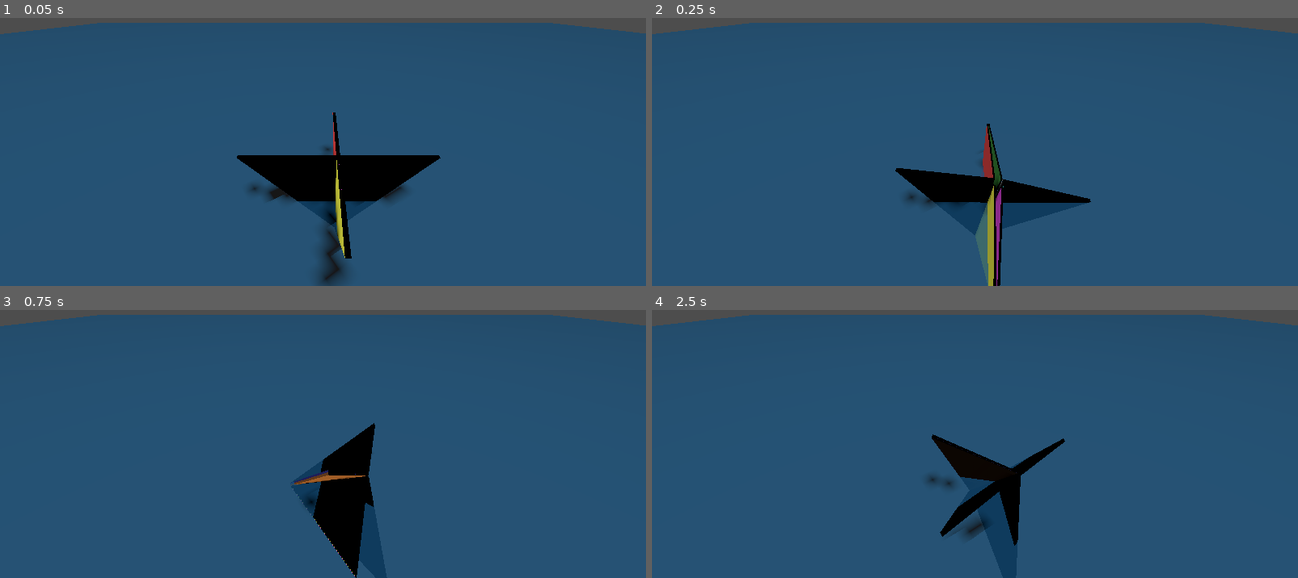
Above: before the commit, frames 1-4 (two rows, left to right).
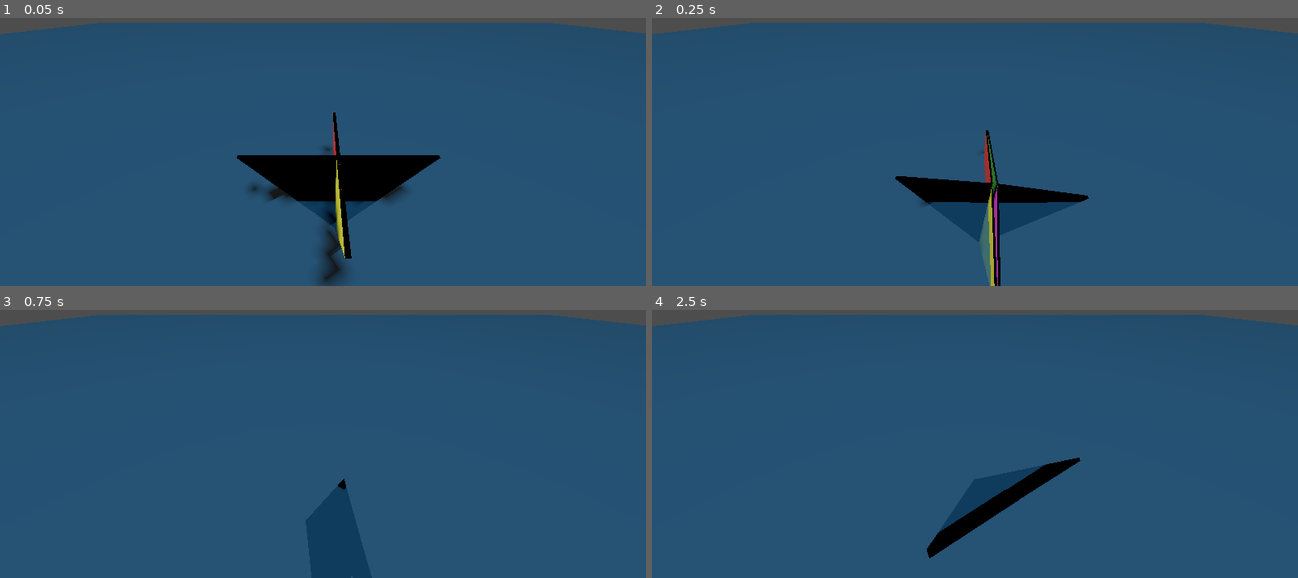
Above: after the commit, the same moments.

Repository: q-qo-o/origami_robot
Game: Godot game, scene res://scenes/ocean.tscn
The game is run twice, just before and just after one commit, with the same random seed, the same clock (stepped at 60 frames per second) and the same inputs.
Inputs (mouse positions are in pixels of both pictures, inside the frame that each line leads up to):
- Up to frame 1 (0.05 s): no input
- Up to frame 2 (0.25 s): no input
- Up to frame 3 (0.75 s): move the mouse to (465, 379) at 0.52 s; hold Shift from 0.53 s (still down); click (465, 379) at 0.67 s
- Up to frame 4 (2.5 s): release Shift at 1.25 s; drag from (845, 414) to (942, 468) at 1.27 s; move the mouse to (1039, 318) at 2.02 s; hold Shift from 2.03 s (still down); click (1039, 318) at 2.17 s

Frame 1 is identical in both runs. In frame 2, 1.5% of the frame differs, in the area x 37-68%, y 39-100%; in frame 3, 3.4%; in frame 4, 3.4%, in the area x 42-67%, y 46-93%.

Commit message:
添加折纸机器人运动学推导文档，调整面片质量参数

Diff:
--- a/scenes/origami_robot.tscn
+++ b/scenes/origami_robot.tscn
@@ -162,7 +162,7 @@
 water_drag = 1.5
 water_angular_drag = 1.5
 transform = Transform3D(-4.371139e-08, -1, -9.248904e-06, 1, -4.371139e-08, -4.042824e-13, 0, -9.248904e-06, 1, 0.16142395, 0.009999908, 1.585505e-06)
-mass = 1.325
+mass = 2.25
 center_of_mass_mode = 1
 center_of_mass = Vector3(0.16666667, 0.17642857, -0.16666667)
 
@@ -179,7 +179,7 @@
 water_drag = 1.5
 water_angular_drag = 1.5
 transform = Transform3D(-9.254613e-06, -1, 1.7484555e-07, 1, -9.254613e-06, 8.0906397e-13, 8.0906397e-13, 1.7484555e-07, 1, 0.08571429, 0.010000792, 3.8184754e-18)
-mass = 1.325
+mass = 2.25
 center_of_mass_mode = 1
 center_of_mass = Vector3(0.16666667, 0.09071428, -0.16666667)
 
@@ -196,7 +196,7 @@
 water_drag = 1.5
 water_angular_drag = 1.5
 transform = Transform3D(-1, -8.083262e-13, -9.210902e-06, 3.0835635e-15, -1, 8.742278e-08, -9.210902e-06, 8.742278e-08, 1, -0.020004625, 0.26714277, -9.249942e-08)
-mass = 1.325
+mass = 2.25
 center_of_mass_mode = 1
 center_of_mass = Vector3(0.16666667, 0.26214287, -0.16666667)
 
@@ -213,7 +213,7 @@
 water_drag = 1.5
 water_angular_drag = 1.5
 transform = Transform3D(9.254613e-06, 1, -9.2491055e-06, -1, 9.254613e-06, -4.2799642e-11, 4.2797252e-11, 9.2491055e-06, 1, -0.5342903, -0.010004849, -4.8490892e-06)
-mass = 1.325
+mass = 2.25
 center_of_mass_mode = 1
 center_of_mass = Vector3(0.16666667, 0.51928574, -0.16666667)
 
@@ -230,7 +230,7 @@
 water_drag = 1.5
 water_angular_drag = 1.5
 transform = Transform3D(-4.371139e-08, 1, -7.7545866e-17, -1, -4.371139e-08, 3.3896375e-24, 0, 7.7545866e-17, 1, -0.43857142, -0.01, 1.8561552e-16)
-mass = 1.325
+mass = 2.25
 center_of_mass_mode = 1
 center_of_mass = Vector3(0.16666667, 0.43357143, -0.16666667)
 
@@ -247,7 +247,7 @@
 water_drag = 1.5
 water_angular_drag = 1.5
 transform = Transform3D(1, -1.6097467e-16, -1.110223e-16, 1.6097467e-16, 1, -1.811248e-15, 1.110223e-16, 1.811248e-15, 1, 8.881784e-17, -0.35285714, 2.0188819e-16)
-mass = 1.325
+mass = 2.25
 center_of_mass_mode = 1
 center_of_mass = Vector3(0.16666667, 0.34785715, -0.16666667)
 
@@ -264,7 +264,7 @@
 water_drag = 1.5
 water_angular_drag = 1.5
 transform = Transform3D(-1, -8.0860416e-13, -9.210902e-06, 3.3615106e-15, -1, 8.742278e-08, -9.210902e-06, 8.742278e-08, 1, -0.020004625, 0.5999999, -9.248519e-08)
-mass = 1.325
+mass = 2.25
 center_of_mass_mode = 1
 center_of_mass = Vector3(0.16666667, 0.605, -0.16666667)
 
@@ -280,7 +280,7 @@
 buoyancy_multiplier = 2.0
 water_drag = 1.5
 water_angular_drag = 1.5
-mass = 1.325
+mass = 2.25
 center_of_mass_mode = 1
 center_of_mass = Vector3(0.16666667, 0.005, -0.16666667)
 
@@ -294,63 +294,63 @@
 [node name="joint1" type="HingeJoint3D" parent="." unique_id=888133071]
 transform = Transform3D(1, 0, 0, 0, -1, 8.742278e-08, 0, -8.742278e-08, -1, 0, -0.010000019, -2.2976311e-16)
 angular_limit/enable = true
-angular_limit/lower = -0.785398
-angular_limit/upper = 0.785398
+angular_limit/lower = -1.570796
+angular_limit/upper = 1.570796
 node_a = NodePath("../face1")
 node_b = NodePath("../face2")
 
 [node name="joint2" type="HingeJoint3D" parent="." unique_id=1608638301]
 transform = Transform3D(1, 0, 0, 0, 0.7071068, -0.70710677, 0, 0.70710677, 0.7071068, -0.009999931, -0.51, 1.0595613e-10)
 angular_limit/enable = true
-angular_limit/lower = -0.785398
-angular_limit/upper = 0.785398
+angular_limit/lower = -1.570796
+angular_limit/upper = 1.570796
 node_a = NodePath("../face2")
 node_b = NodePath("../face3")
 
 [node name="joint3" type="HingeJoint3D" parent="." unique_id=2027118095]
 transform = Transform3D(1, 0, 0, 0, -1, 8.742278e-08, 0, -8.742278e-08, -1, -0.020005, -0.00999999, 5.335398e-08)
 angular_limit/enable = true
-angular_limit/lower = -0.785398
-angular_limit/upper = 0.785398
+angular_limit/lower = -1.570796
+angular_limit/upper = 1.570796
 node_a = NodePath("../face3")
 node_b = NodePath("../face4")
 
 [node name="joint4" type="HingeJoint3D" parent="." unique_id=1865913863]
 transform = Transform3D(0.7071003, 0, -0.70711327, 0, 1, 0, 0.70711327, 0, 0.7071003, -0.520005, 0, -4.957633e-06)
 angular_limit/enable = true
-angular_limit/lower = -0.785398
-angular_limit/upper = 0.785398
+angular_limit/lower = -1.570796
+angular_limit/upper = 1.570796
 node_a = NodePath("../face4")
 node_b = NodePath("../face5")
 
 [node name="joint5" type="HingeJoint3D" parent="." unique_id=1250590070]
 transform = Transform3D(1, 0, 0, 0, -1, 8.742278e-08, 0, -8.742278e-08, -1, -0.020005003, 0.009999992, 0)
 angular_limit/enable = true
-angular_limit/lower = -0.785398
-angular_limit/upper = 0.785398
+angular_limit/lower = -1.570796
+angular_limit/upper = 1.570796
 node_a = NodePath("../face5")
 node_b = NodePath("../face6")
 
 [node name="joint6" type="HingeJoint3D" parent="." unique_id=911067327]
 transform = Transform3D(1, 2.8994934e-06, -6.9999974e-06, 2.8994934e-06, 0.7071068, 0.70710677, 6.9999974e-06, -0.70710677, 0.7071068, -0.010004997, 0.51, 1.6735687e-08)
 angular_limit/enable = true
-angular_limit/lower = -0.785398
-angular_limit/upper = 0.785398
+angular_limit/lower = -1.570796
+angular_limit/upper = 1.570796
 node_a = NodePath("../face6")
 node_b = NodePath("../face7")
 
 [node name="joint0" type="HingeJoint3D" parent="." unique_id=20259372]
 transform = Transform3D(0.7071068, 0, 0.70710677, 0, 1, 0, -0.70710677, 0, 0.7071068, 0.5, 0, -1.9255425e-16)
 angular_limit/enable = true
-angular_limit/lower = -0.785398
-angular_limit/upper = 0.785398
+angular_limit/lower = -1.570796
+angular_limit/upper = 1.570796
 node_a = NodePath("../face0")
 node_b = NodePath("../face1")
 
 [node name="joint7" type="HingeJoint3D" parent="." unique_id=2007030083]
 transform = Transform3D(1, 0, 0, 0, -1, 8.742278e-08, 0, -8.742278e-08, -1, 0, 0.01, 0)
 angular_limit/enable = true
-angular_limit/lower = -0.785398
-angular_limit/upper = 0.785398
+angular_limit/lower = -1.570796
+angular_limit/upper = 1.570796
 node_a = NodePath("../face7")
 node_b = NodePath("../face0")
Binary file added: docs/折纸机器人运动学推导/imgs/坐标系描述.drawio.png
Not shown, added: docs/折纸机器人运动学推导/imgs/坐标系描述.drawio.png.import
Binary file added: docs/折纸机器人运动学推导/imgs/折痕定义.drawio.png
Not shown, added: docs/折纸机器人运动学推导/imgs/折痕定义.drawio.png.import
Not shown, added: docs/折纸机器人运动学推导/坐标系描述.drawio
Not shown, added: docs/折纸机器人运动学推导/折痕定义.drawio
Not shown, added: docs/折纸机器人运动学推导/折纸机器人运动学推导.md
